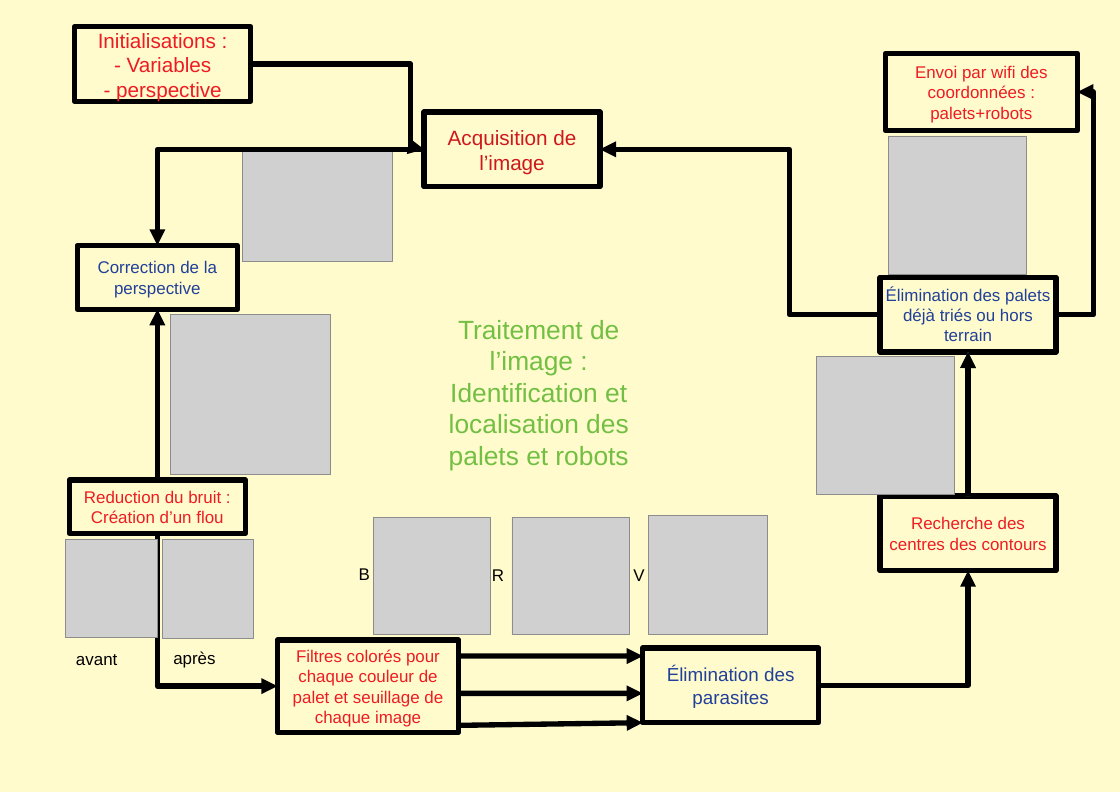
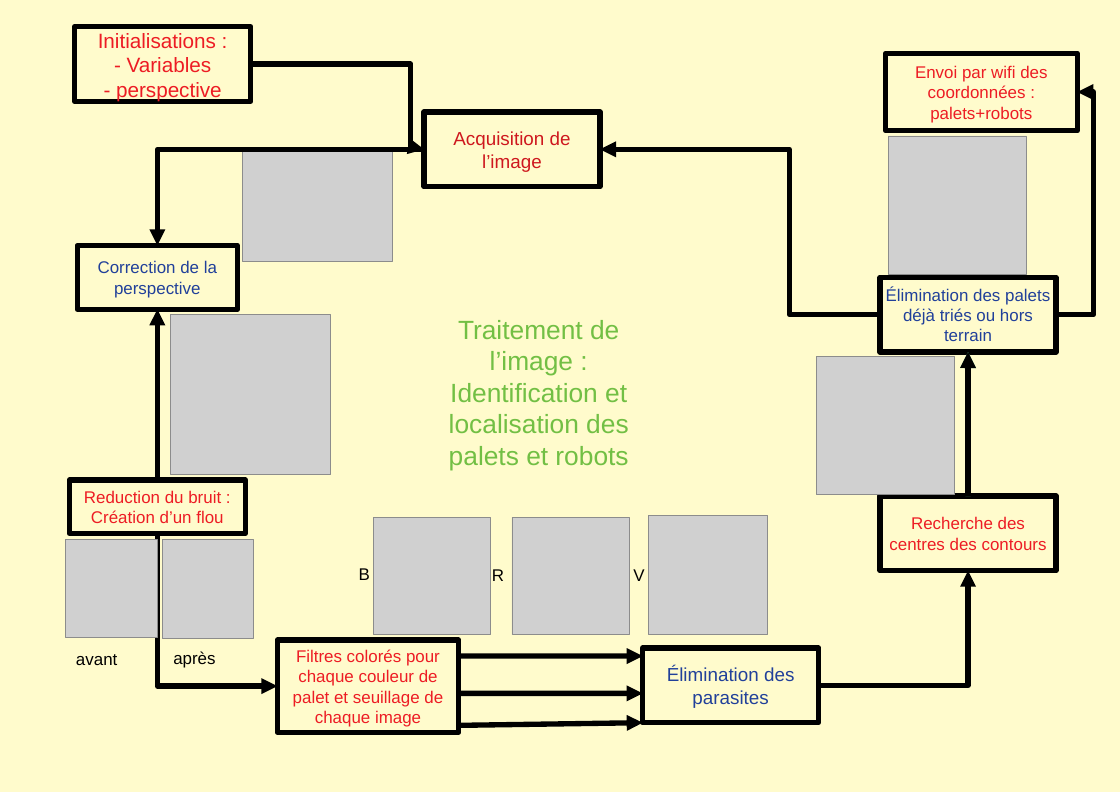
Before and after one commit to loic-broyer/Projet1A-2019-Phelma, a slide deck: slide 1 of poster_main.odp. Drawn at 1120x792 pixels with LibreOffice and Linux fonts; fonts in the diff are those of the drawing; grey boxes stand for pictures. Boxes give left, top, right and bottom in pixels: in the first picture for what was removed or moved away, otherwise in the second. Text is boxed around its words. In the diff, an @@ line names an element or a change of style, - is before the commit and + after.

```diff
--- a/poster_main.odp
+++ b/poster_main.odp
@@ rectangle "Acquisition de l’image" at bbox=[424, 112, 600, 186]: size 22 to 20 pt @@
```
